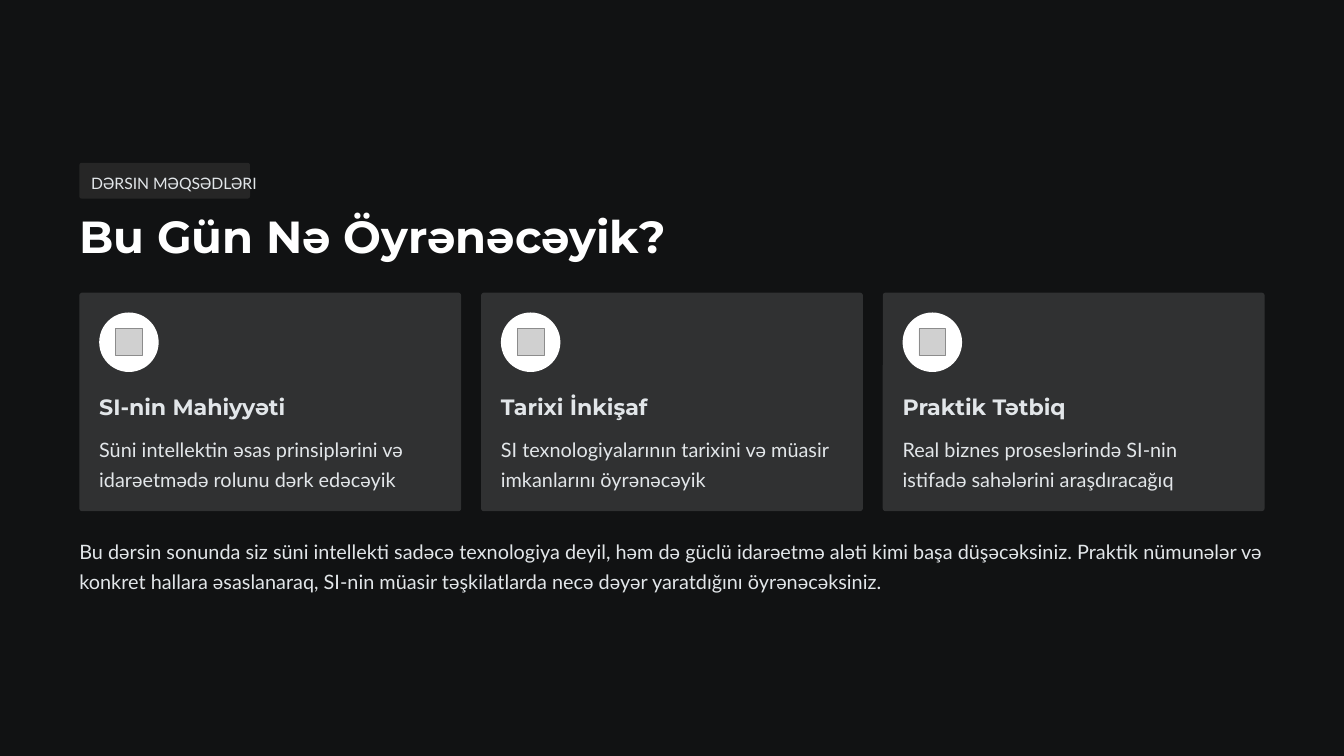
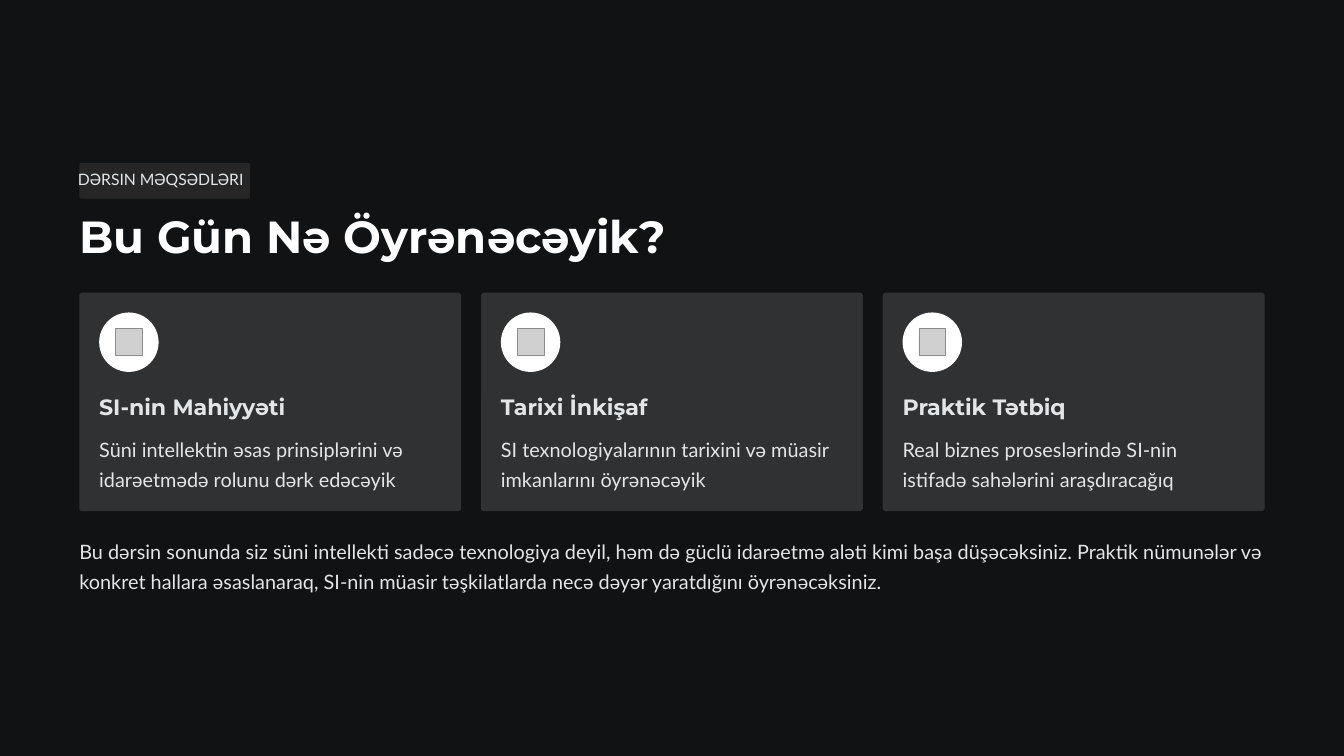
Before and after one commit to oiskenderov/ai-management-course, a slide deck: slide 2 of Seperated/Presentations/L1v2-Suni-Intellekt-Idareetme-Aleti-Kimi.pptx. Drawn at 1344x756 pixels with LibreOffice and Linux fonts; fonts in the diff are those of the drawing; grey boxes stand for pictures. Boxes give left, top, right and bottom in pixels: in the first picture for what was removed or moved away, otherwise in the second. Text is boxed around its words. In the diff, an @@ line names an element or a change of style, - is before the commit and + after.

```diff
--- a/Seperated/Presentations/L1v2-Suni-Intellekt-Idareetme-Aleti-Kimi.pptx
+++ b/Seperated/Presentations/L1v2-Suni-Intellekt-Idareetme-Aleti-Kimi.pptx
@@ text "DƏRSIN MƏQSƏDLƏRI": place and size @@
-text "DƏRSIN MƏQSƏDLƏRI" at (91,177,257,192)
+text "DƏRSIN MƏQSƏDLƏRI" at (78,173,244,188)
```
Also in this commit, not shown: 4 other slides changed, 3 other files.
